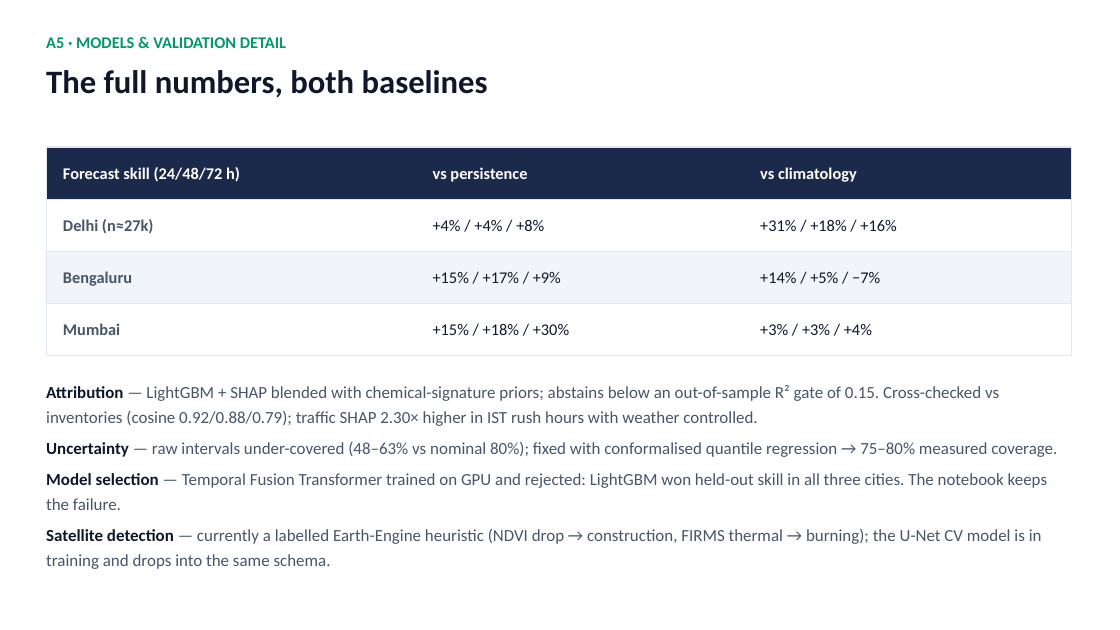
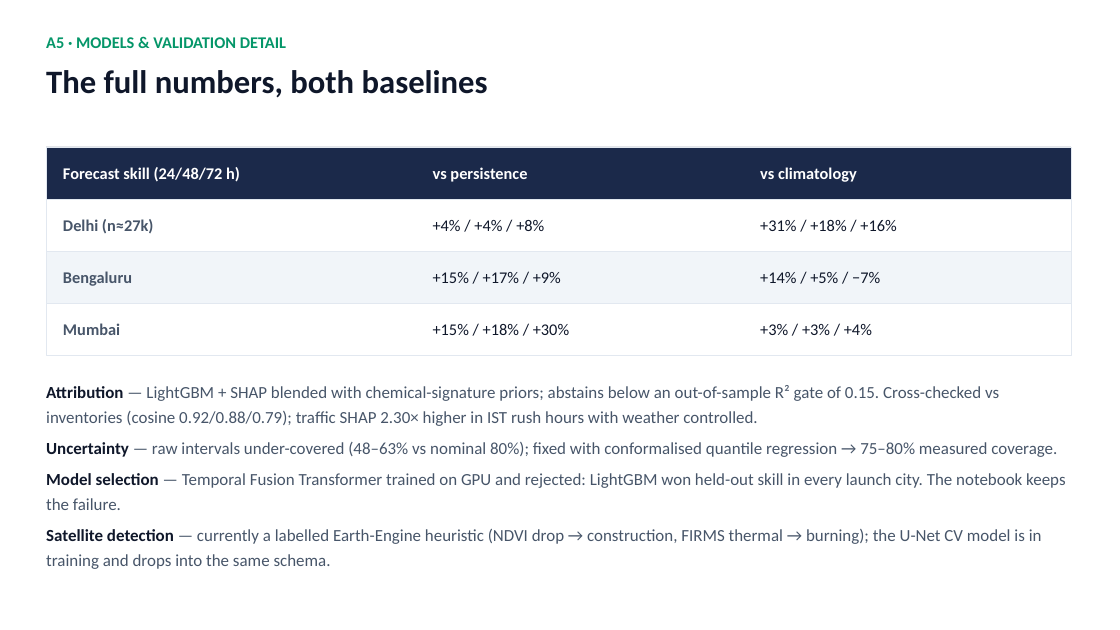
Before and after one commit to omkarrr88/VayuNetra, a slide deck: slide 14 of docs/VayuNetra_Pitch.pptx (slide 13 before the commit). Drawn at 1120x630 pixels with LibreOffice and Linux fonts; fonts in the diff are those of the drawing. Boxes give left, top, right and bottom in pixels: in the first picture for what was removed or moved away, otherwise in the second. Text is boxed around its words. In the diff, an @@ line names an element or a change of style, - is before the commit and + after.

```diff
--- a/docs/VayuNetra_Pitch.pptx
+++ b/docs/VayuNetra_Pitch.pptx
@@ text at <box>46,473,1065,510</box>: text changed @@
-Model selection — Temporal Fusion Transformer trained on GPU and rejected: LightGBM won held-out skill in all three cities. The notebook keeps the failure.
+Model selection — Temporal Fusion Transformer trained on GPU and rejected: LightGBM won held-out skill in every launch city. The notebook keeps the failure.
```
Also in this commit, not shown: 6 other slides changed, 1 slide added, 48 other files.
